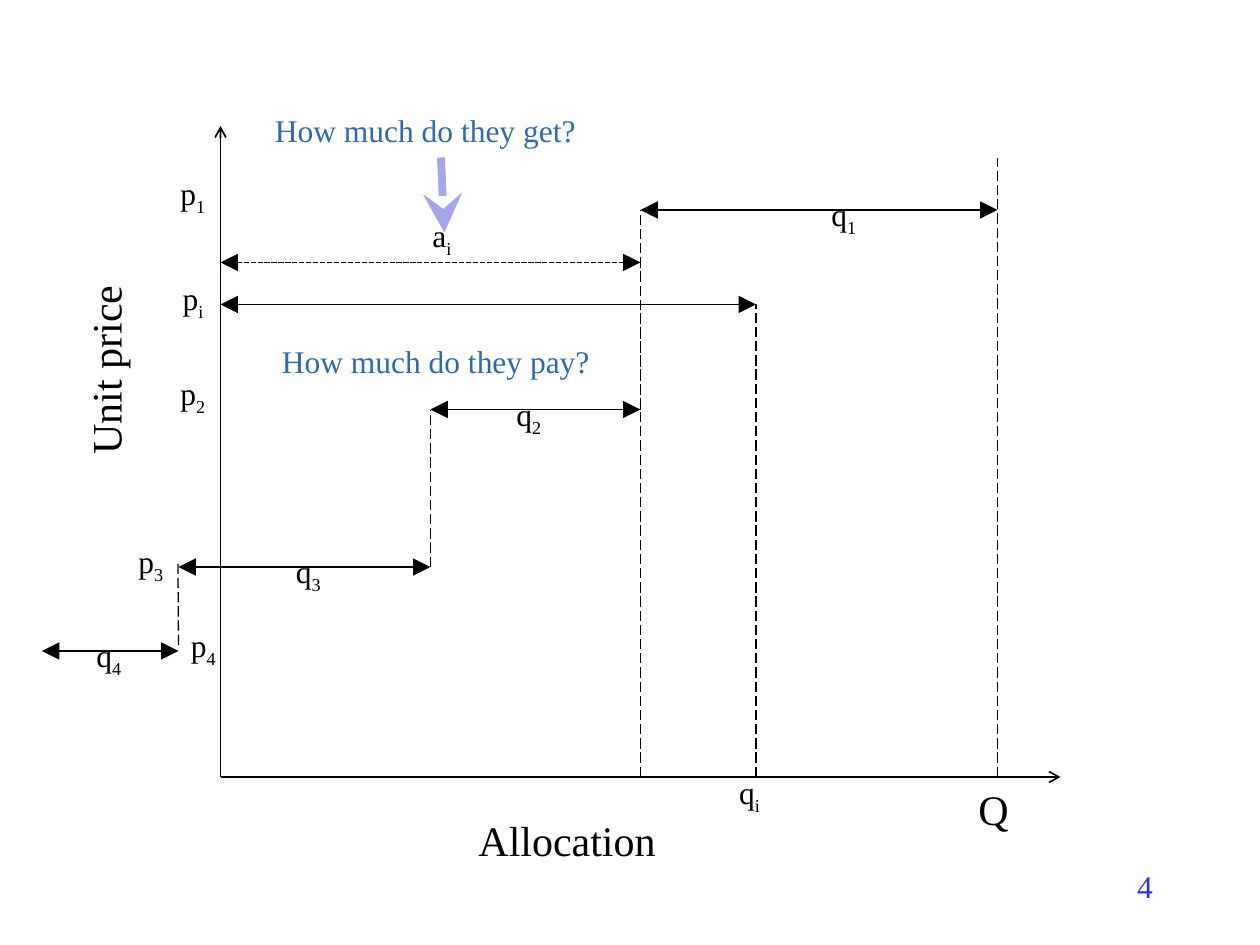
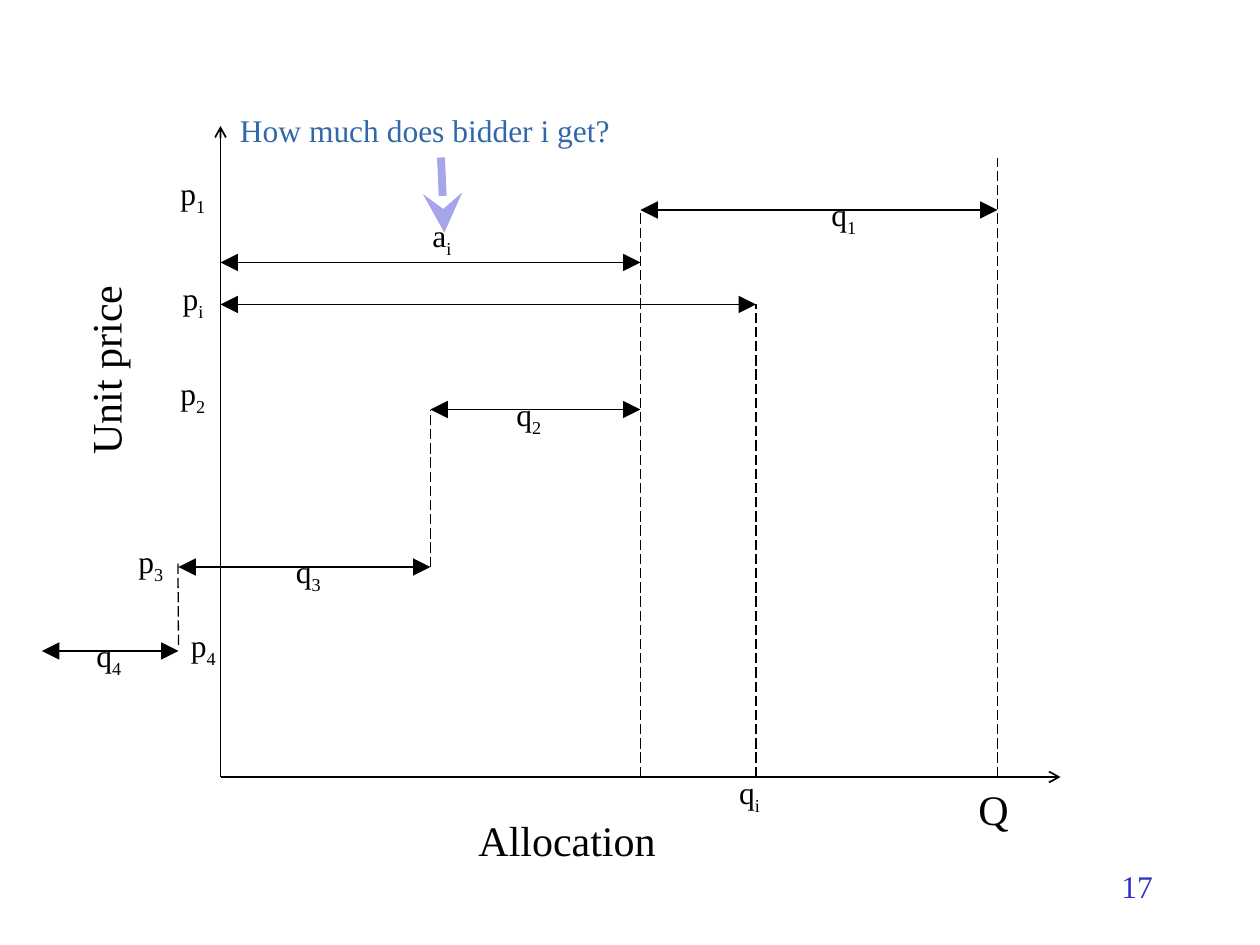
Before and after one commit to TonyWildish/P2P-Auction, a slide deck: slide 17 of Slides/PSP.pptx (slide 4 before the commit). Drawn at 1260x945 pixels with LibreOffice and Linux fonts; fonts in the diff are those of the drawing. Boxes give left, top, right and bottom in pixels: in the first picture for what was removed or moved away, otherwise in the second. Text is boxed around its words. In the diff, an @@ line names an element or a change of style, - is before the commit and + after.

```diff
--- a/Slides/PSP.pptx
+++ b/Slides/PSP.pptx
@@ text at (x1=240, y1=120, x2=609, y2=149): text changed @@
-How much do they get?
+How much does bidder i get?
@@ line moved from (640, 777) - (640, 305) to (640, 777) - (640, 210) @@
@@ line removed from (640, 410) to (640, 210) @@
@@ text removed at (x1=282, y1=351, x2=589, y2=380) @@
-How much do they pay?
@@ page number at (x1=1121, y1=877, x2=1152, y2=898): text changed @@
-4
+17
```
Also in this commit, not shown: 5 other slides changed, 25 slides added.
